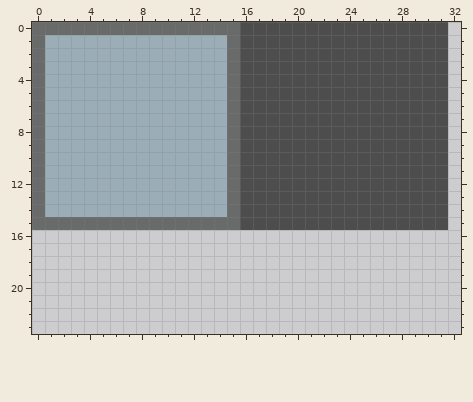
Pixel-art file -- Level/tiles.aseprite. That is the earlier state.
160x32 pixels, 1 frame. Shown: x 0..32, y 0..23.
Now the later version:
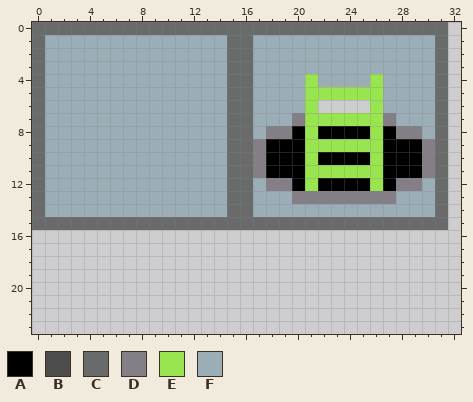
Palette (. is transparent): A #000000  B #4d4d4d  C #696a6a  D #847e87  E #99e550  F #9badb7
Message: Added winning levels
The edit:
Colour A replaces colour B in row 8 at x 20, 22 to 25 and 27; in row 9 at x 18 to 20 and 27 to 29; in row 10 at x 18 to 20, 22 to 25 and 27 to 29; in row 11 at x 18 to 20 and 27 to 29; in row 12 at x 20, 22 to 25 and 27.
Colour C replaces colour B in row 0 at x 16 to 31; in rows 1 to 14 at x 16 and 31; in row 15 at x 16 to 31.
Colour D replaces colour B in row 7 at x 20 and 27; in row 8 at x 18 to 19 and 28 to 29; in rows 9 to 11 at x 17 and 30; in row 12 at x 18 to 19 and 28 to 29; in row 13 at x 20 to 27.
Colour E replaces colour B in row 4 at x 21 and 26; in row 5 at x 21 to 26; in row 6 at x 21 and 26; in row 7 at x 21 to 26; in row 8 at x 21 and 26; in row 9 at x 21 to 26.
Colour E replaces colour B in row 10 at x 21 and 26; in row 11 at x 21 to 26; in row 12 at x 21 and 26.
Colour F replaces colour B in rows 1 to 3 at x 17 to 30; in row 4 at x 17 to 20, 22 to 25 and 27 to 30; in rows 5 to 6 at x 17 to 20 and 27 to 30; in row 7 at x 17 to 19 and 28 to 30; in row 8 at x 17 and 30; in row 12 at x 17 and 30.
Colour F replaces colour B in row 13 at x 17 to 19 and 28 to 30; in row 14 at x 17 to 30.
The author cleared colour B in row 6 at x 22 to 25.
Changed places in both pictures, as pixel boxes (x1, y1, x2, y2):
changed: (240, 22, 448, 230)
